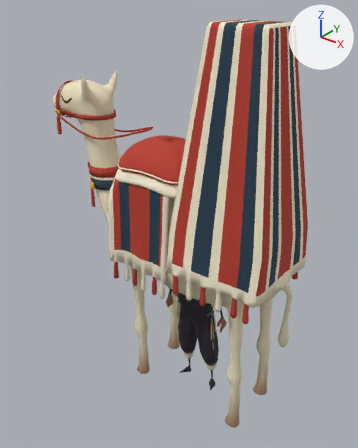
An edit to the glTF model LJ_models/camel_man.glb, drawn before and after from the same camera.
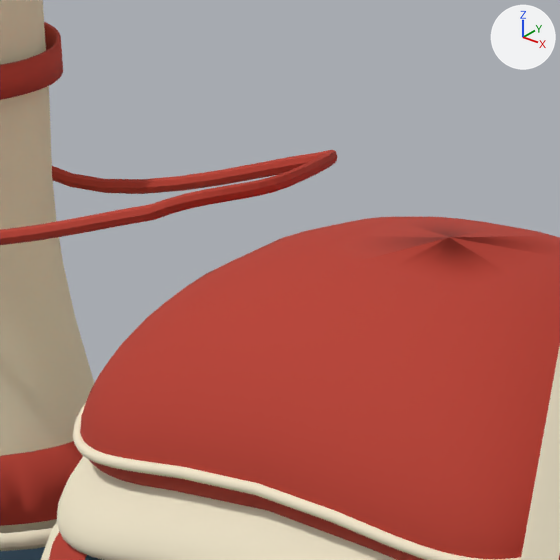
Each version appears first whole from a 50 mm camera at (2.97, -4.03, 4.74) aimed at (-0.34, 0.1, 2.17), and next in a close-up on the part from 30% to 51% of the width and 24% to 41% of the height. Arrows for +X, +Y and +Z are at upper right; the lights stay in place. The older version's two pictures come first.

Before the edit, the objects in view are built like this:
```python
me_camel_body = bpy.data.meshes.new('camel_body')
me_camel_body.from_pydata(...)  # 17314 vertices, 31193 faces; spans x -2.25..1.24, y -0.57..0.57, z 0.06..4.44
# faces by material slot: [8500, 9278, 8534, 2345, 1000, 336, 1200]
me_camel_body.materials.append(mat_camel_coat)
me_camel_body.materials.append(mat_woven_cream)
me_camel_body.materials.append(mat_vermilion___textile)
me_camel_body.materials.append(mat_midnight_blue)
me_camel_body.materials.append(mat_deep_warm_brown_eyes)
me_camel_body.materials.append(mat_dark_wooden_frame)
me_camel_body.materials.append(mat_ochre_medallions)
me_camel_reins = bpy.data.meshes.new('camel_reins')
me_camel_reins.from_pydata(...)  # 360 vertices, 704 faces; spans x -1.984..-0.743, y -0.232..0.232, z 3.091..3.291
me_camel_reins.materials.append(mat_vermilion___textile_001)  # red #b83c2c
ob_camel_body = bpy.data.objects.new('camel_body', me_camel_body)
ob_camel_body.location = (0.0, 0.0, 0.0)
ob_camel_reins_002 = bpy.data.objects.new('camel_reins.002', me_camel_reins)
ob_camel_reins_002.location = (0.0, 0.0, 0.0)
```
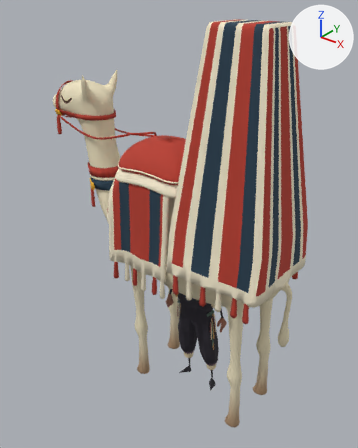
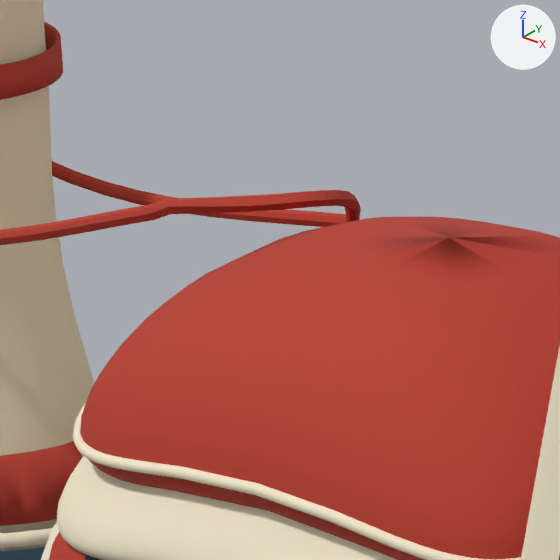
The newer file adds a shape key; the second version is drawn at full value of the shape key 'right_loose' of 'camel_reins.003', and the change is written as the vertex moves it makes.

Location of each change, (x1, y1, x2, y2) in pixels of the close-ups (560 x 560 px):
```json
{"object": "camel_reins.002", "change": "no longer drawn", "before": [0, 150, 337, 245], "on screen": "red"}
{"object": "camel_reins.003", "change": "added", "after": [0, 161, 361, 245], "on screen": "red"}
```

Scene script edits in JSON lines:
```json
{"op": "add", "block": "me_camel_reins_1", "code": ["me_camel_reins_1 = bpy.data.meshes.new('camel_reins')", "me_camel_reins_1.from_pydata(...)  # 360 vertices, 704 faces; spans x -1.985..-0.669, y -0.232..0.232, z 3.092..3.291", "me_camel_reins_1.materials.append(mat_vermilion___textile_001)  # red #b83c2c"]}
{"op": "set", "path": "ob_camel_reins_002", "old": "bpy.data.objects.new('camel_reins.002', me_camel_reins)", "new": "bpy.data.objects.new('camel_reins.002', None)"}
{"op": "add", "block": "ob_camel_reins_003", "code": ["ob_camel_reins_003 = bpy.data.objects.new('camel_reins.003', me_camel_reins_1)", "ob_camel_reins_003.location = (0.0, 0.0, 0.0)"]}
```
